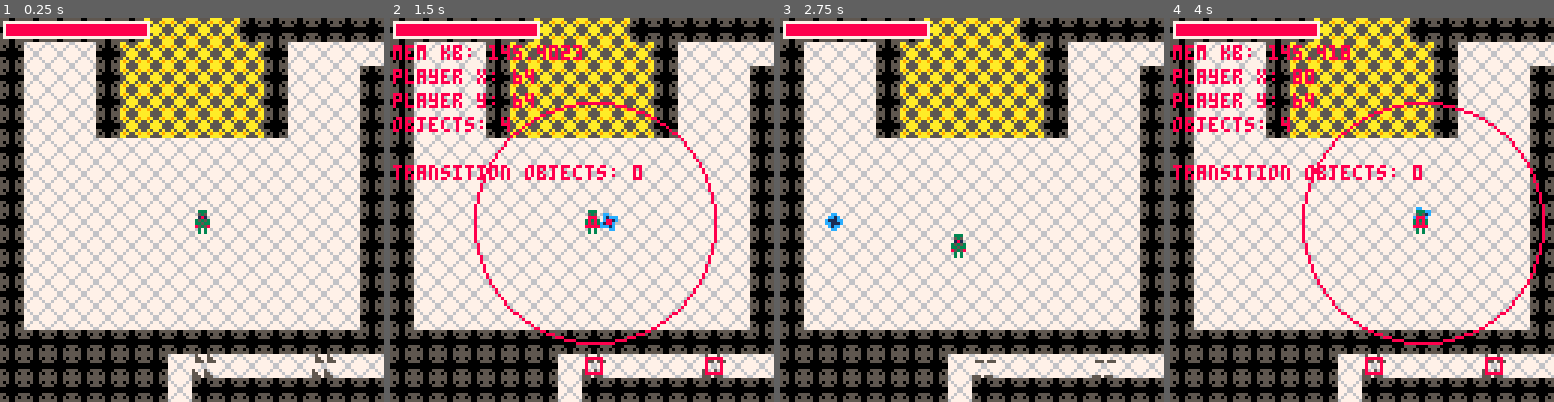
Above: before the commit, frames 1-4 (left to right).
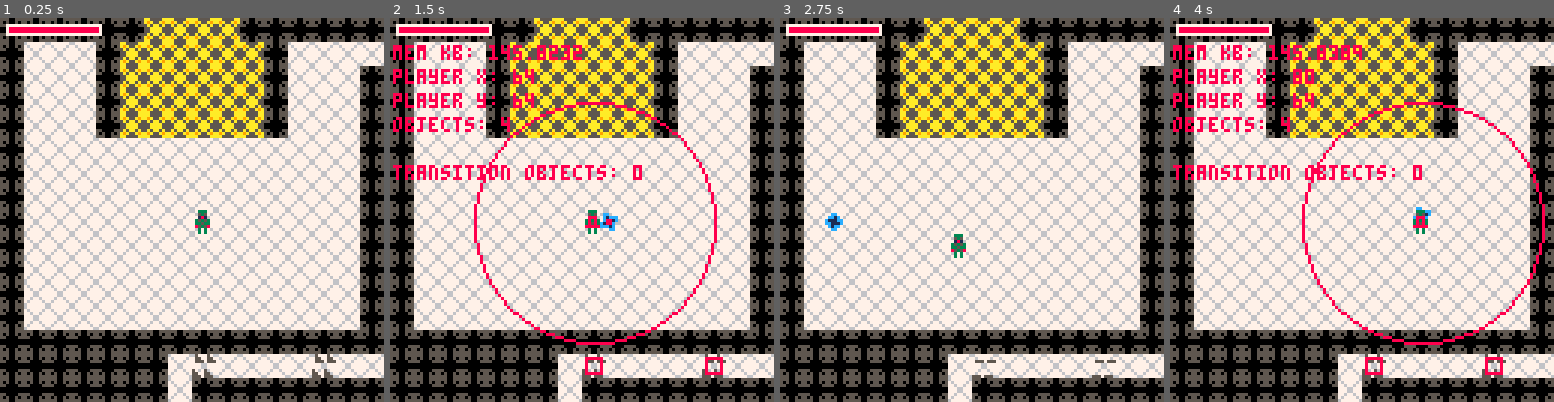
Above: after the commit, the same moments.

Repository: rledford/pico-door
Game: PICO-8 cartridge door.p8
The game is run twice, just before and just after one commit, with the same random seed, the same clock (stepped at 60 frames per second) and the same inputs.
Inputs:
- Up to frame 1 (0.25 s): no input
- Up to frame 2 (1.5 s): tap O (Z key) at 0.33, 0.7, 1.43 s; tap X (X key) at 1.07 s
- Up to frame 3 (2.75 s): hold Left 1.97-2.37 s; tap X (X key) at 2.07, 2.4, 2.73 s; tap O (Z key) at 2.22 s; hold Down from 2.42 s (still down)
- Up to frame 4 (4 s): release Down at 2.82 s; hold Right 2.87-3.53 s; tap X (X key) at 3.07, 3.4, 3.73 s; tap O (Z key) at 3.1, 3.98 s; hold Up from 3.58 s (still down)

The runs differ from the first frame. In frame 1, 1.4% of the frame differs, in the area x 0-40%, y 0-6%; in frame 2, 1.5%; in frame 3, 1.4%; in frame 4, 1.6%, in the area x 0-50%, y 0-11%.

Commit message:
Reduce hp ui size and add hurt-flash to border.

Diff:
--- a/door.p8
+++ b/door.p8
@@ -217,7 +217,7 @@
 		if this.dead then
 			return
 		end
-		this.hp -= amt
+		this.hp = clamp(this.hp - amt, 0, this.max_hp)
 		start_hurt_object(this)
 		if this.hp <= 0 then
 			this.dead = true
@@ -998,7 +998,7 @@
 	end
 
 	anim.draw = function(obj)
-		if obj.is_hurt and (obj.hurt_duration_timer%2 == 0) then
+		if obj.is_hurt and (obj.hurt_duration_timer%4 == 0) then
 			pal(HURT_FLASH_PAL)
 		end
 		spr(anim.frames[anim.current_frame], obj.x, obj.y)
@@ -1120,12 +1120,16 @@
 end
 
 function draw_hp_bar()
-	local pad = 1
-	local w = 48
-	local h = 5
+	local pad = 2
+	local w = 31
+	local h = 3
 	rectfill(camera_pos.x + pad, camera_pos.y + pad, camera_pos.x + w + pad, camera_pos.y + h + pad, 0)
 	rectfill(camera_pos.x + pad, camera_pos.y + pad, camera_pos.x + pad + flr(player.hp/player.max_hp*w), camera_pos.y + h + pad, 8)
+	if player.is_hurt and (player.hurt_duration_timer%4 == 0) then
+		pal(HURT_FLASH_PAL)
+	end
 	rect(camera_pos.x + pad, camera_pos.y + pad, camera_pos.x + w + pad, camera_pos.y + h + pad, 7)
+	pal()
 end
 
 -- rooms --
@@ -1167,7 +1171,6 @@
 			end
 		end
 	end
-	-- load next room
 end
 
 function update_room_transition()
